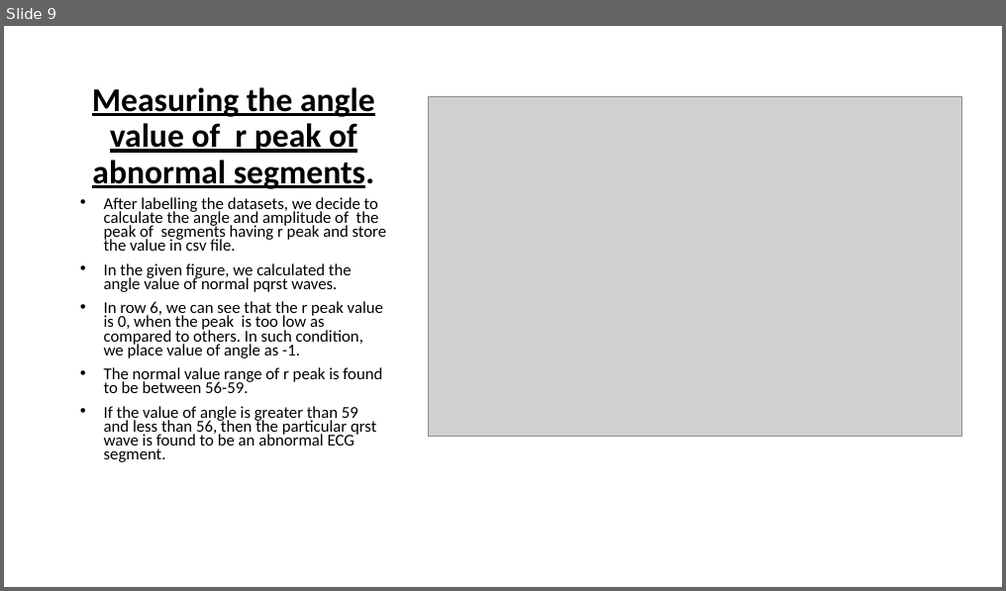
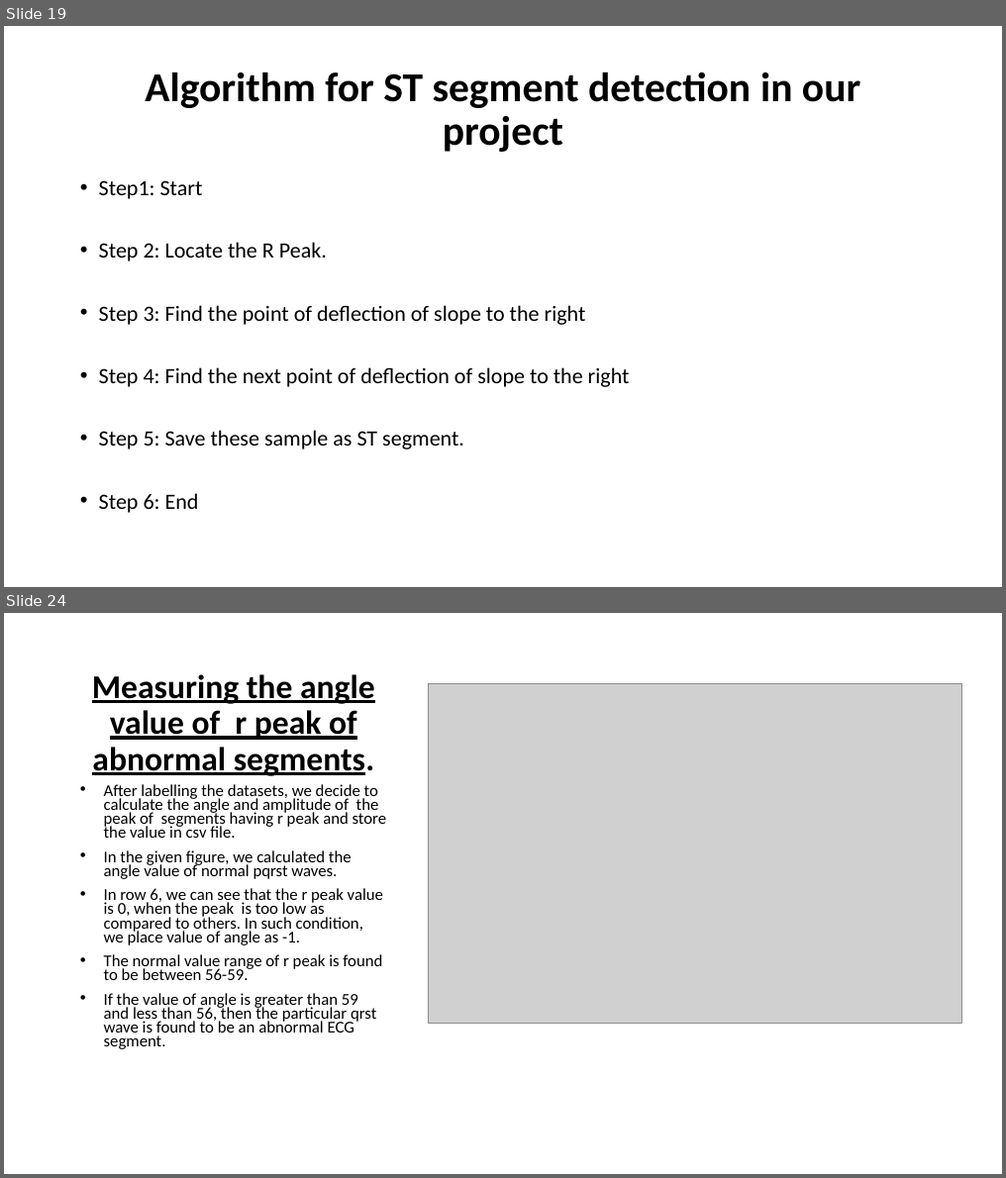
Before and after one commit to SubrataSarkar32/myocardial-ischaemia-detect, a slide deck: 8thsem_ECG signal for mycardial ischaemia and build solution to classify ECG.pptx. Shown one above the other, each under a label of ours: slide 9 before the commit, slides 19 and 24 after it; the slides between them are not shown. The pictures are 1006x591 and 1006x1178 pixels, drawn with LibreOffice and Linux fonts; fonts in the diff are those of the drawing; grey boxes stand for pictures. Boxes give left, top, right and bottom in pixels: in the first picture for what was removed or moved away, otherwise in the second. Text is boxed around its words. In the diff, an @@ line names an element or a change of style, - is before the commit and + after.

```diff
--- a/8thsem_ECG signal for mycardial ischaemia and build solution to classify ECG.pptx
+++ b/8thsem_ECG signal for mycardial ischaemia and build solution to classify ECG.pptx
@@ slide 19 added at (4,26,1002,587), background #FFFFFF @@
@@ title added at (145,72,860,152), 39.6 pt, text #000000, bold @@
+Algorithm for ST segment detection in our project
@@ text added at (99,180,630,513), 21 pt, text #000000 @@
+• Step1: Start
+• Step 2: Locate the R Peak.
+• Step 3: Find the point of deflection of slope to the right
+• Step 4: Find the next point of deflection of slope to the right
+• Step 5: Save these sample as ST segment.
+• Step 6: End
@@ what was slide 9 is now slide 24 @@
```
Also in this commit, not shown: 11 slides changed, 14 other slides added, 5 other files.
